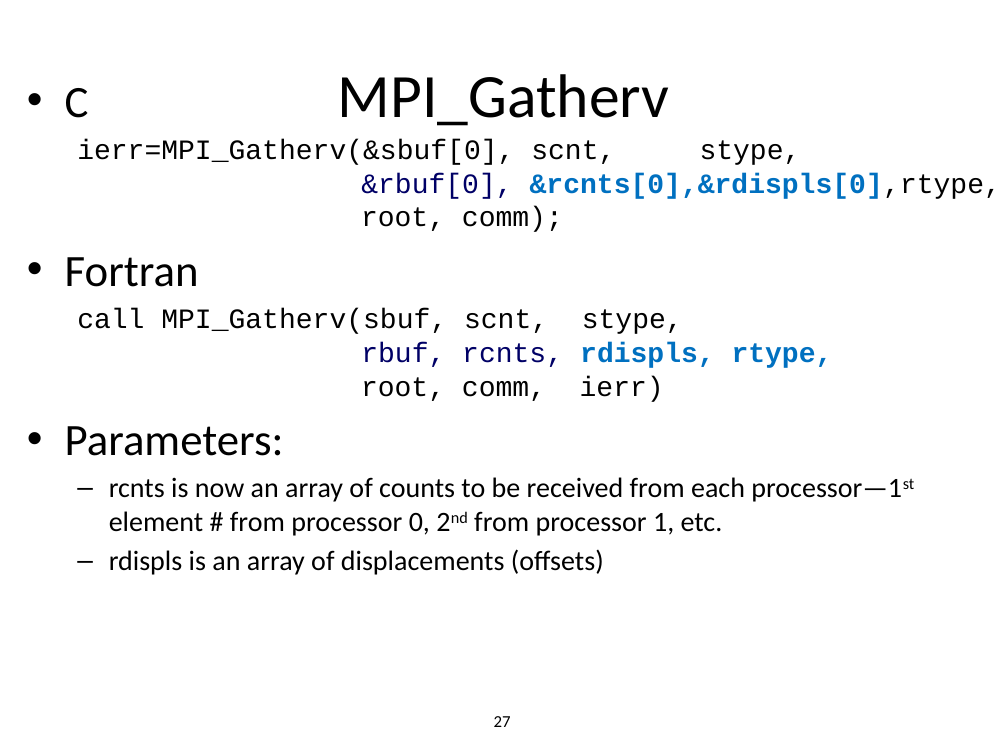
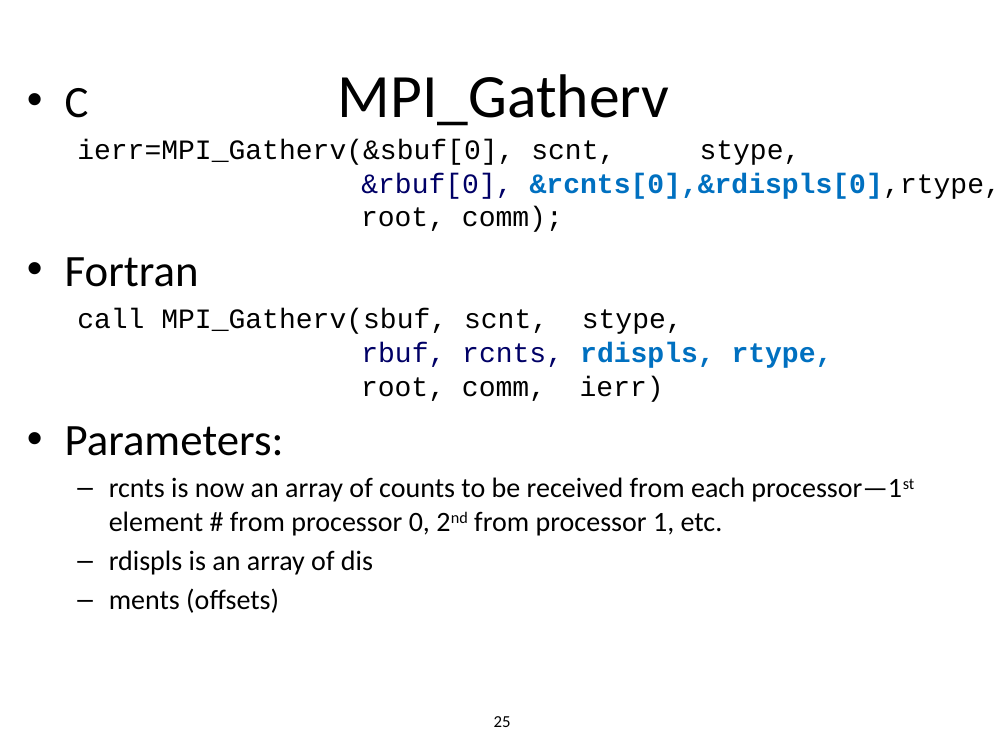
Before and after one commit to allenyllee/Parallel-Computing-Book, a slide deck: slide 25 of slides/MPI/MPI-collectives2.pptx (slide 27 before the commit). Drawn at 1008x756 pixels with LibreOffice and Linux fonts; fonts in the diff are those of the drawing; background and template pictures are left out. Boxes give left, top, right and bottom in pixels: in the first picture for what was removed or moved away, otherwise in the second. Text is boxed around its words. In the diff, an @@ line names an element or a change of style, - is before the commit and + after.

```diff
--- a/slides/MPI/MPI-collectives2.pptx
+++ b/slides/MPI/MPI-collectives2.pptx
@@ text at <box>109,550,373,613</box>: text changed @@
-  – rdispls is an array of displacements (offsets)
+  – rdispls is an array of dis
+  – ments (offsets)
@@ page number at <box>494,716,511,727</box>: text changed @@
-27
+25
```
Also in this commit, not shown: 6 slides added, 3 slides removed, 1 other file.
